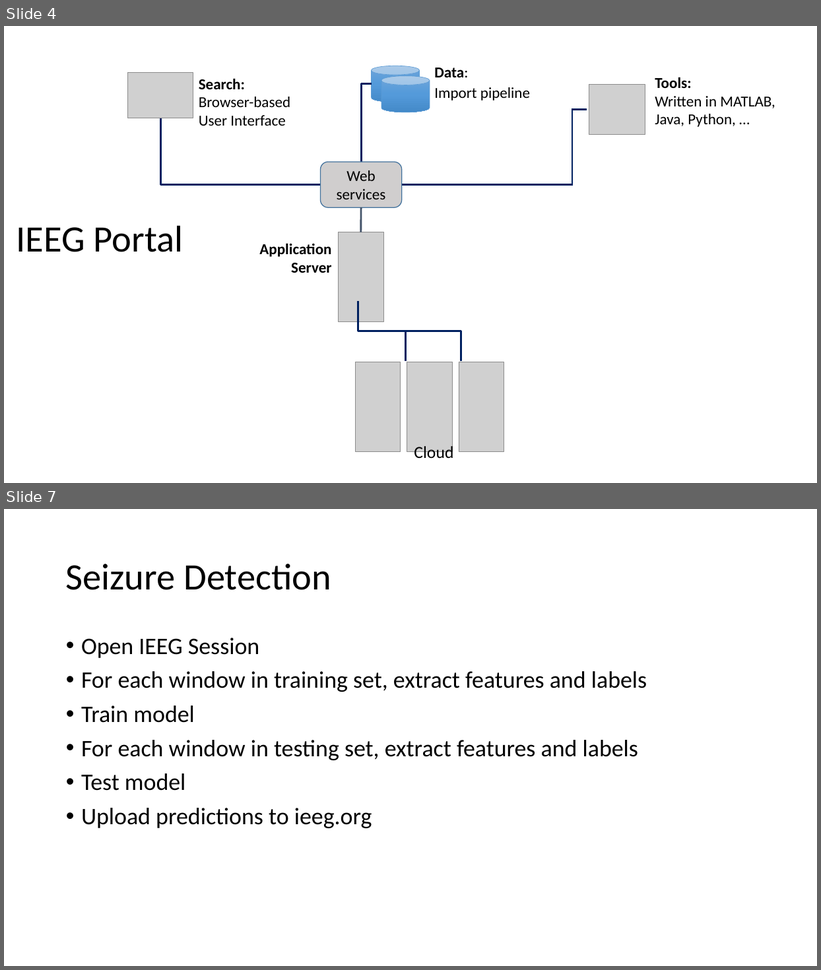
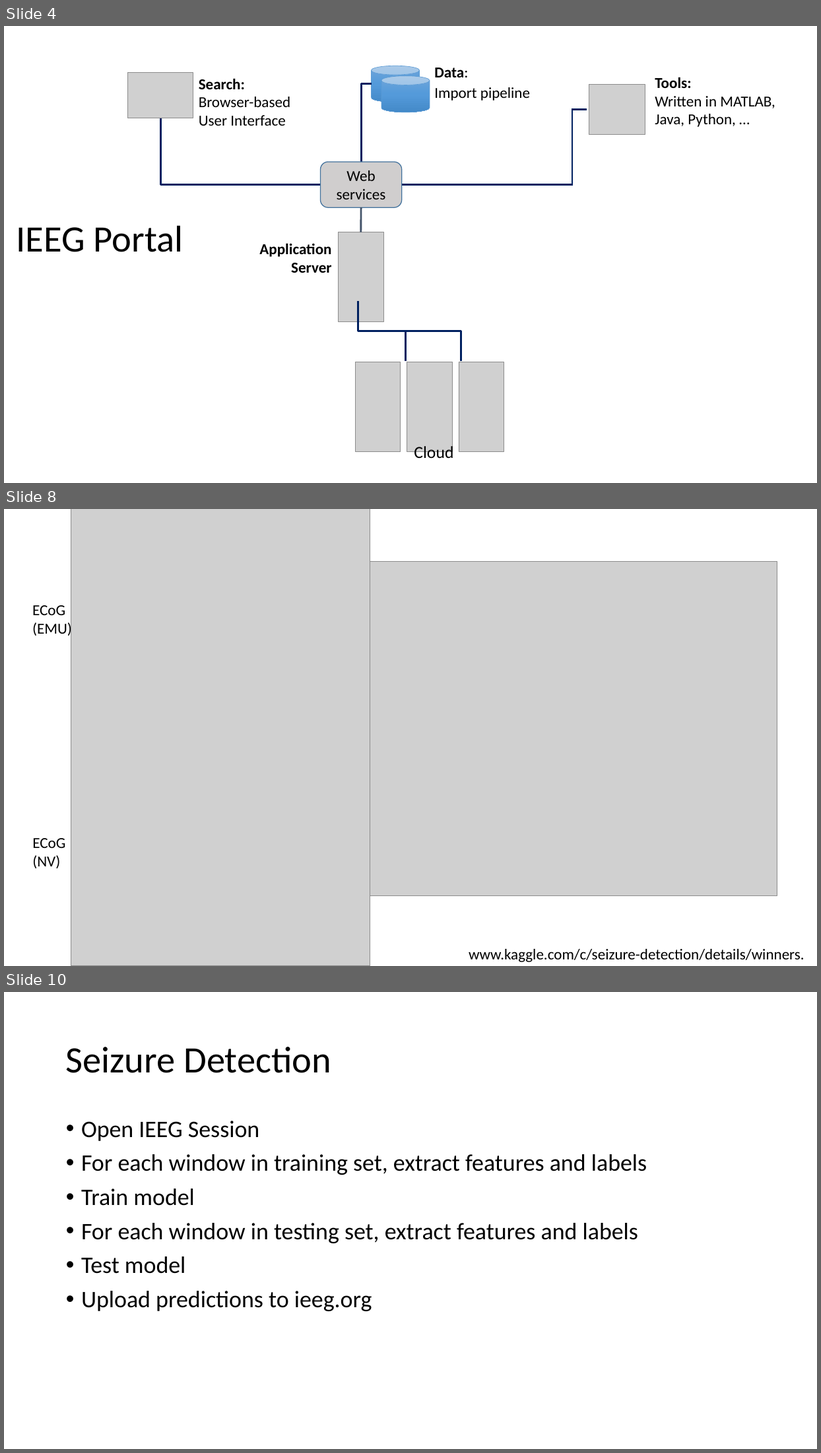
Before and after one commit to hoameng/AES2016WorkshopMaterials, a slide deck: Introduction.pptx. Shown one above the other, each under a label of ours: slides 4 and 7 before the commit, slides 4, 8 and 10 after it; the slides between them are not shown. The pictures are 821x970 and 821x1453 pixels, drawn with LibreOffice and Linux fonts; fonts in the diff are those of the drawing; grey boxes stand for pictures. Boxes give left, top, right and bottom in pixels: in the first picture for what was removed or moved away, otherwise in the second. Text is boxed around its words. In the diff, an @@ line names an element or a change of style, - is before the commit and + after.

```diff
--- a/Introduction.pptx
+++ b/Introduction.pptx
@@ slide 8 added at box(4, 509, 817, 966), background #FFFFFF @@
@@ picture added at box(71, 509, 370, 966) @@
@@ picture added at box(362, 561, 778, 896) @@
@@ text added at box(32, 605, 72, 638), 18 pt, text #000000 @@
+ECoG
+(EMU)
@@ text added at box(32, 838, 65, 869), 18 pt, text #000000 @@
+ECoG
+(NV)
@@ text added at box(469, 949, 805, 962), 18 pt, text #000000 @@
+www.kaggle.com/c/seizure-detection/details/winners.
@@ what was slide 7 is now slide 10 @@
```
Also in this commit, not shown: 2 slides changed, 3 other slides added, 1 slide removed, 4 other files.
